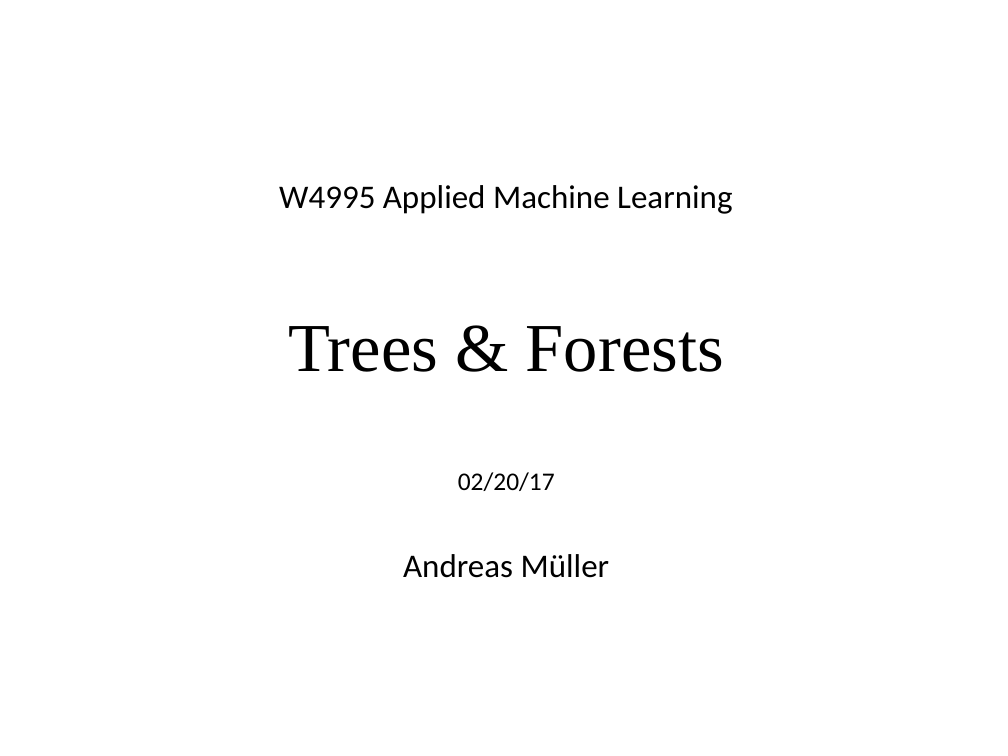
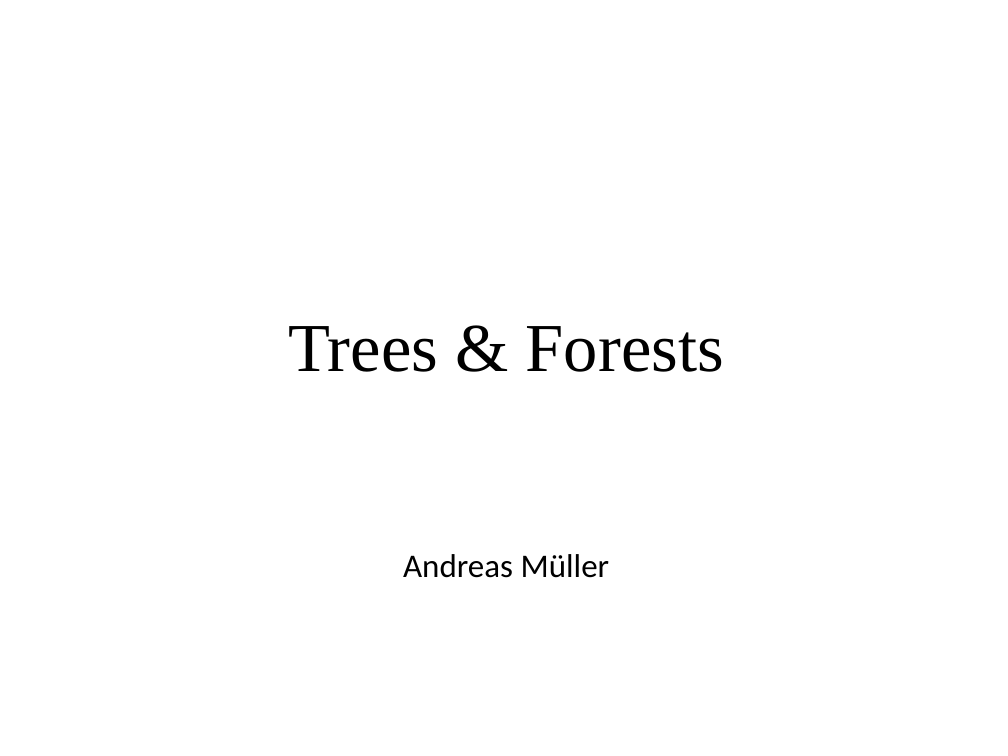
Before and after one commit to DS-BootCamp-DSI-Columbia/AY2017-2018-Winter-Collaboratory, a slide deck: slide 1 of Bootcamp-materials/slides/day3-trees-and-forests.odp. Drawn at 1008x756 pixels with LibreOffice and Linux fonts; fonts in the diff are those of the drawing. Boxes give left, top, right and bottom in pixels: in the first picture for what was removed or moved away, otherwise in the second. Text is boxed around its words. In the diff, an @@ line names an element or a change of style, - is before the commit and + after.

```diff
--- a/Bootcamp-materials/slides/day3-trees-and-forests.odp
+++ b/Bootcamp-materials/slides/day3-trees-and-forests.odp
@@ text at (279, 185, 732, 214): paragraph removed @@
-W4995 Applied Machine Learning
@@ text at (458, 472, 555, 491): paragraph removed @@
-02/20/17
```
Also in this commit, not shown: 1 other slide changed, 12 slides removed, 2 other files.
